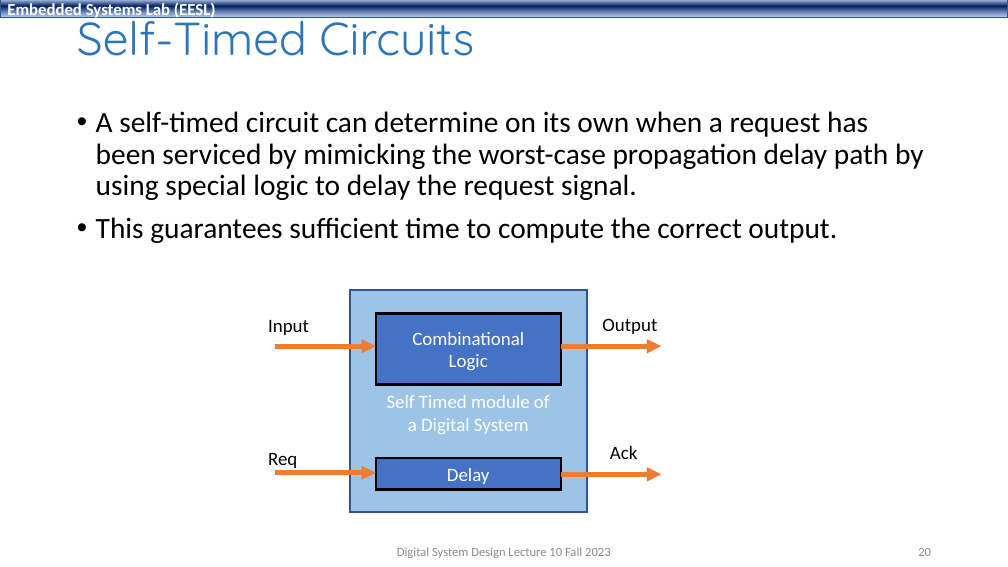
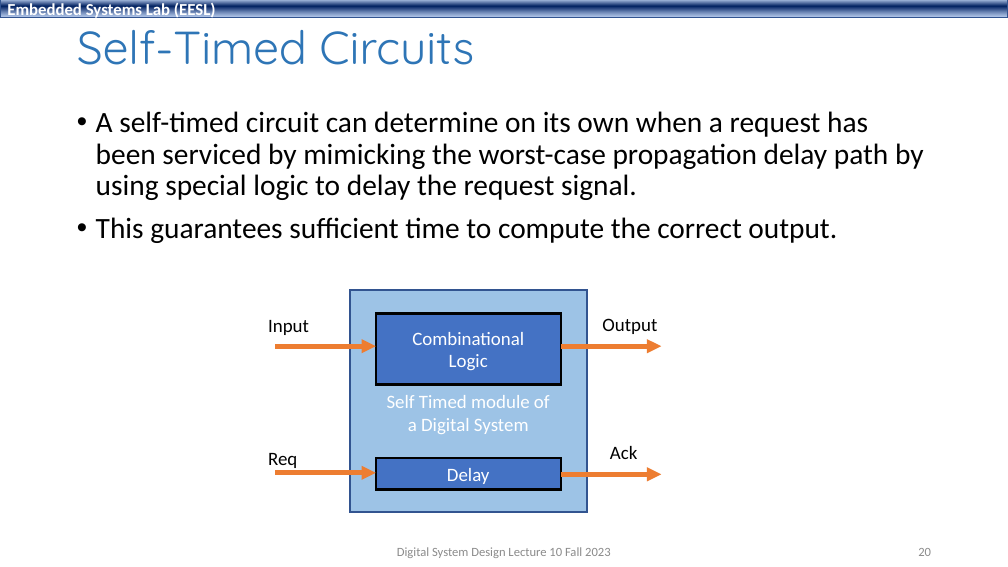
Before and after one commit to shahidmasud/shahidmasud.github.io, a slide deck: slide 20 of DSD_Lec10_Fall2023.ppsx. Drawn at 1008x567 pixels with LibreOffice and Linux fonts; fonts in the diff are those of the drawing; background and template pictures are left out. Boxes give left, top, right and bottom in pixels: in the first picture for what was removed or moved away, otherwise in the second. Text is boxed around its words. In the diff, an @@ line names an element or a change of style, - is before the commit and + after.

```diff
--- a/DSD_Lec10_Fall2023.ppsx
+++ b/DSD_Lec10_Fall2023.ppsx
@@ title "Self-Timed Circuits": place and size @@
-title "Self-Timed Circuits" at (77,7,474,56)
+title "Self-Timed Circuits" at (77,15,474,65)
```
Also in this commit, not shown: 16 other slides changed, 1 other file.
